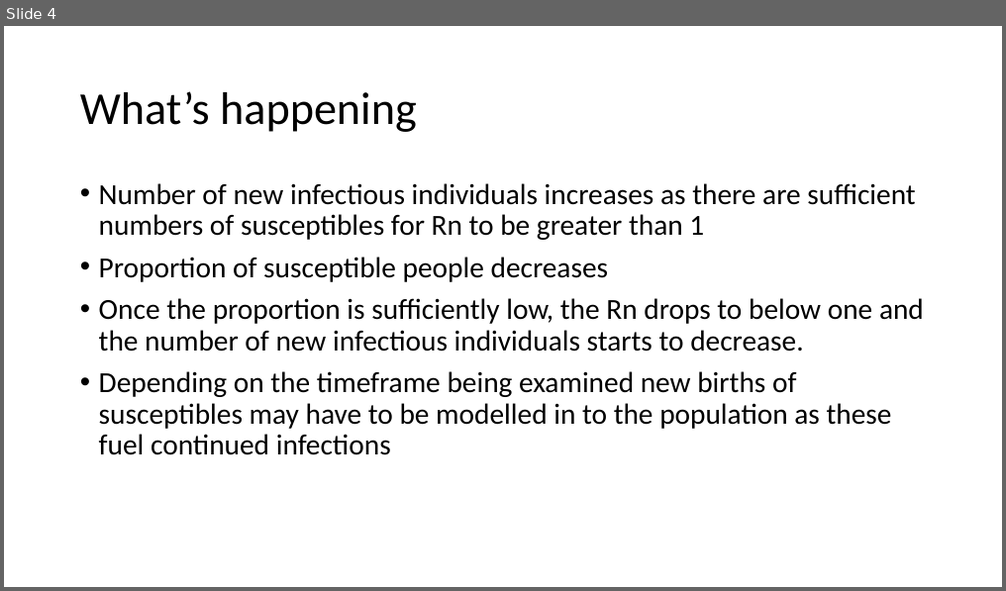
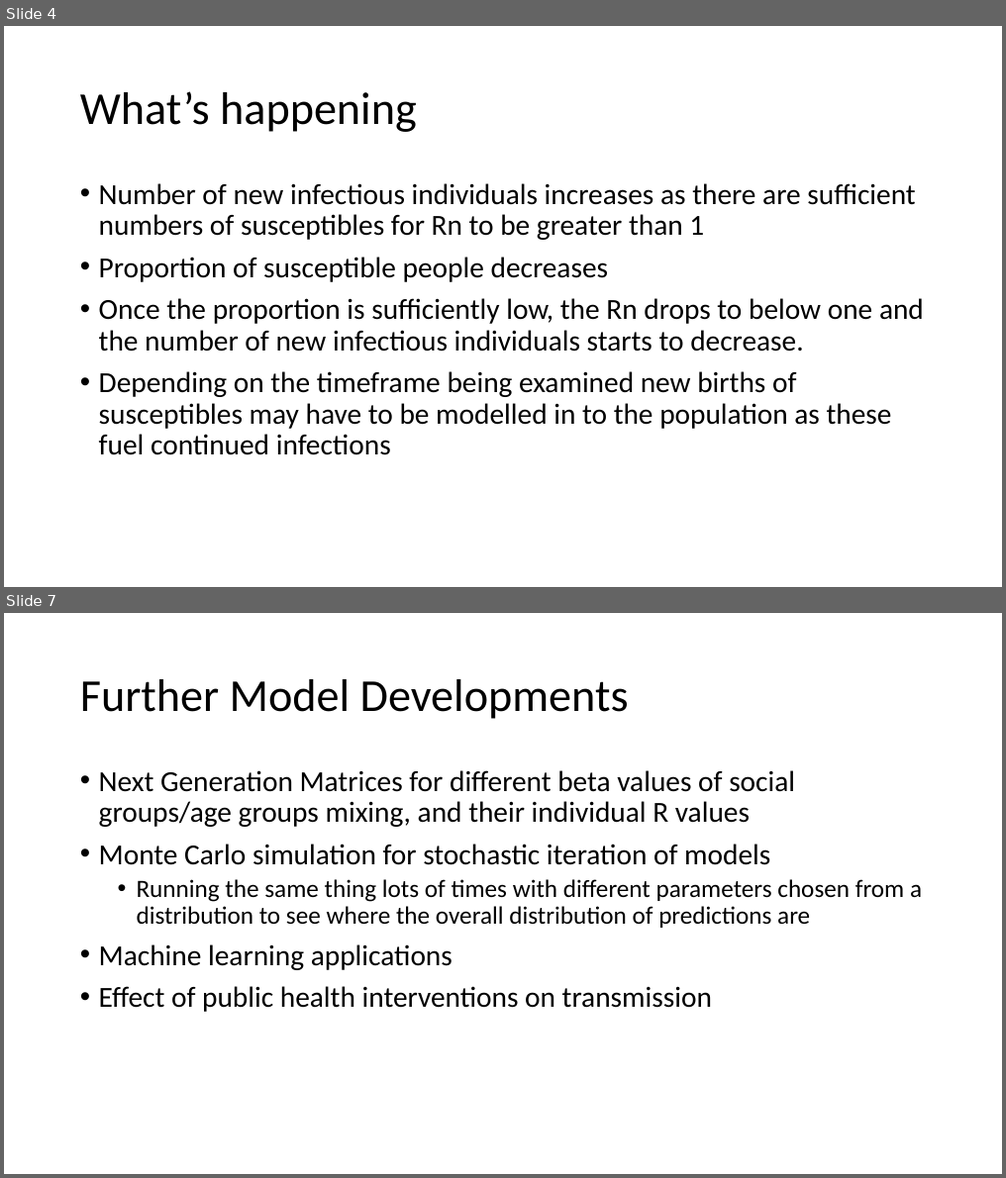
Before and after one commit to CJGRobins/R_Teaching, a slide deck: Session 8/Session 8.pptx. Shown one above the other, each under a label of ours: slide 4 before the commit, slides 4 and 7 after it; the slides between them are not shown. The pictures are 1006x591 and 1006x1178 pixels, drawn with LibreOffice and Linux fonts; fonts in the diff are those of the drawing. Boxes give left, top, right and bottom in pixels: in the first picture for what was removed or moved away, otherwise in the second. Text is boxed around its words. In the diff, an @@ line names an element or a change of style, - is before the commit and + after.

```diff
--- a/Session 8/Session 8.pptx
+++ b/Session 8/Session 8.pptx
@@ slide 7 added at [4, 613, 1002, 1174], background #FFFFFF @@
@@ title added at [80, 679, 629, 719], 44 pt, text #000000 @@
+Further Model Developments
@@ text added at [99, 770, 922, 1012], 28 pt, text #000000 @@
+• Next Generation Matrices for different beta values of social groups/age groups mixing, and their individual R values
+• Monte Carlo simulation for stochastic iteration of models
+  • Running the same thing lots of times with different parameters chosen from a distribution to see where the overall distribution of predictions are
+• Machine learning applications
+• Effect of public health interventions on transmission
```
Also in this commit, not shown: 1 slide changed, 13 other slides added, 6 slides removed.
